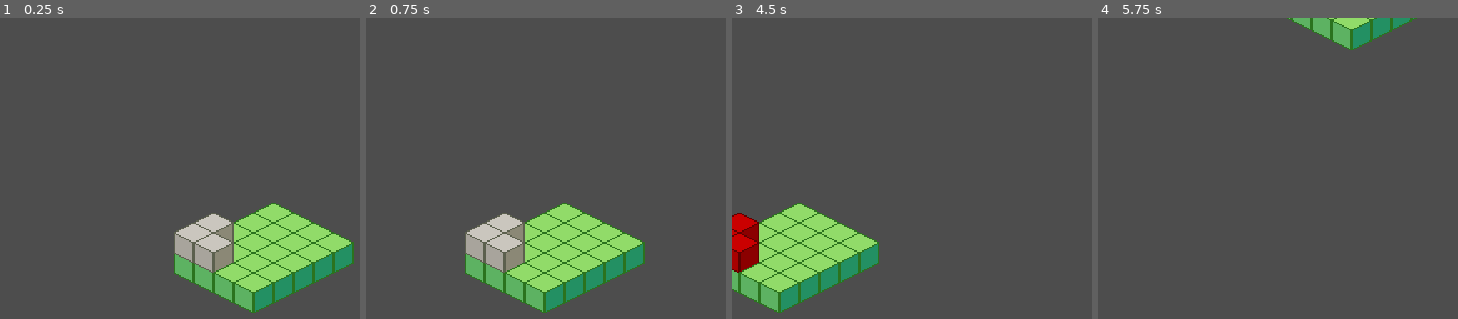
Above: before the commit, frames 1-4 (left to right).
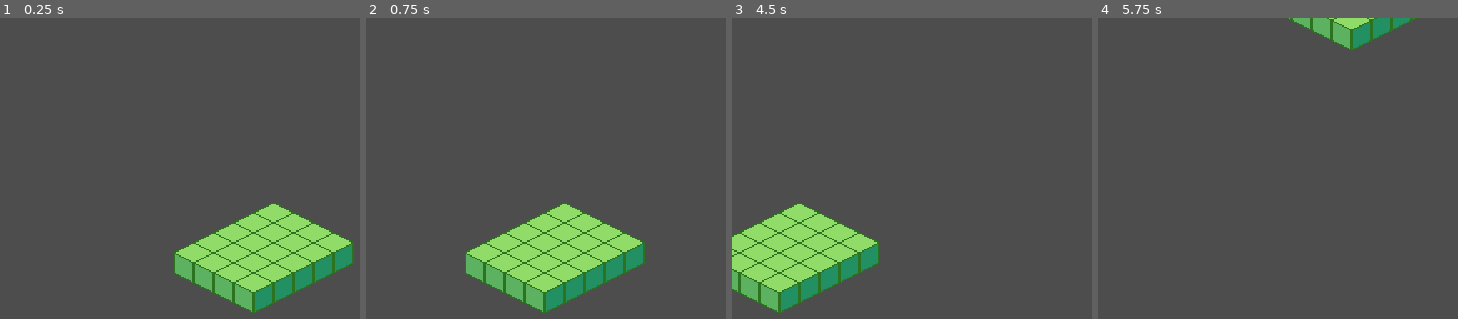
Above: after the commit, the same moments.

Repository: udonguk/godot_isometric_strategy_framework
Game: Godot game, scene res://scenes/main.tscn
The game is run twice, just before and just after one commit, with the same random seed, the same clock (stepped at 60 frames per second) and the same inputs.
Inputs (mouse positions are in pixels of both pictures, inside the frame that each line leads up to):
- Up to frame 1 (0.25 s): no input
- Up to frame 2 (0.75 s): tap Enter at 0.5 s; move the mouse to (560, 252) at 0.52 s; hold Right (ui_right) from 0.53 s (still down); click (560, 252) at 0.67 s
- Up to frame 3 (4.5 s): tap Space at 0.77, 1.52, 2.75, 3.02, 3.77 s; move the mouse to (973, 264) at 1.27 s; release Right (ui_right) at 1.28 s; hold Down (ui_down) 1.28-2.03 s; move the mouse to (outside the picture) at 2.02 s; hold Right (ui_right) 2.03-2.78 s; move the mouse to (outside the picture) at 2.77 s; hold Up (ui_up) 2.78-3.53 s; click (outside the picture) at 2.92 s; tap Enter at 3.5 s; move the mouse to (outside the picture) at 3.52 s; hold Left (ui_left) from 3.53 s (still down); move the mouse to (890, 174) at 4.27 s
- Up to frame 4 (5.75 s): tap Space at 4.52 s; move the mouse to (1292, 243) at 5.02 s; release Left (ui_left) at 5.03 s; hold Down (ui_down) from 5.03 s (still down); click (1292, 243) at 5.17 s

The runs differ from the first frame. In frame 1, 2.3% of the frame differs, in the area x 48-65%, y 65-85%; in frame 2, 2.3%; in frame 3, 1.3%; in frame 4, nothing differs.
Error after the commit: Parse Error: Identifier "GridSystem" not declared in the current scope. (res://scripts/main.gd:54)

Commit message:
Refactor: Access GridSystem directly as an autoload singleton in main.gd

Diff:
--- a/scripts/main.gd
+++ b/scripts/main.gd
@@ -10,8 +10,8 @@
 ## BuildingEntity 스크립트 참조
 const BuildingEntity = preload("res://scripts/entity/building_entity.gd")
 
-## GridSystem 스크립트 참조
-const GridSystem = preload("res://scripts/map/grid_system.gd")
+## GridSystem은 Autoload 싱글톤이므로 preload 불필요!
+## 전역적으로 GridSystem으로 바로 접근 가능
 
 
 # ============================================================
@@ -47,6 +47,13 @@
 func _ready() -> void:
 	# main 그룹 등록 (건물에서 이벤트를 전달받기 위해)
 	add_to_group("main")
+
+	# GridSystem 초기화 (Autoload 싱글톤)
+	# get_node()로 명시적 접근 (Autoload 인식 문제 우회)
+	if ground_layer:
+		GridSystem.initialize(ground_layer)
+	else:
+		push_warning("[Main] GroundTileMapLayer를 찾을 수 없어 GridSystem 초기화를 건너뜁니다.")
 
 	print("[Main] 게임 시작")
 	print("[Main] 스페이스바를 눌러 모든 건물의 상태를 변경하세요")
